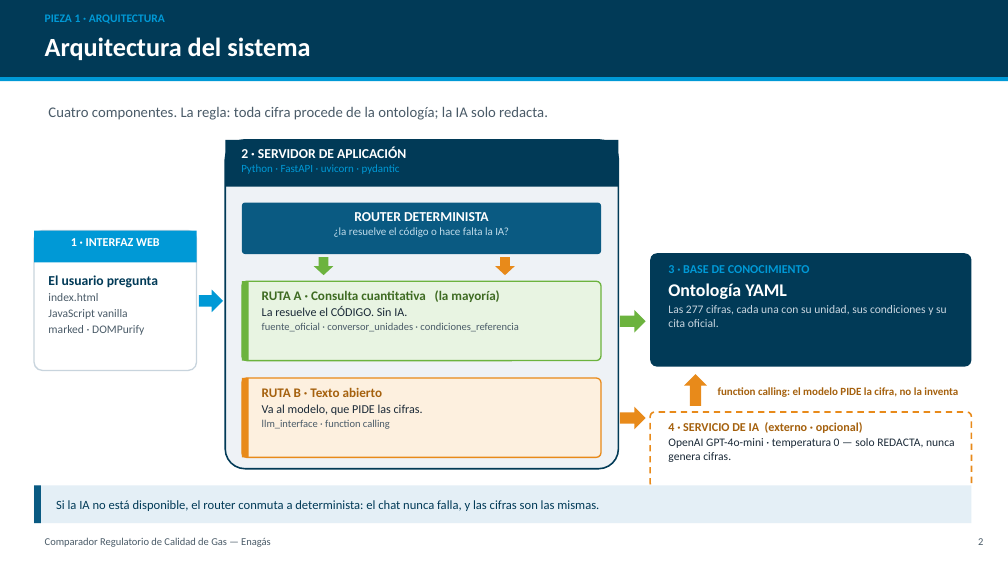
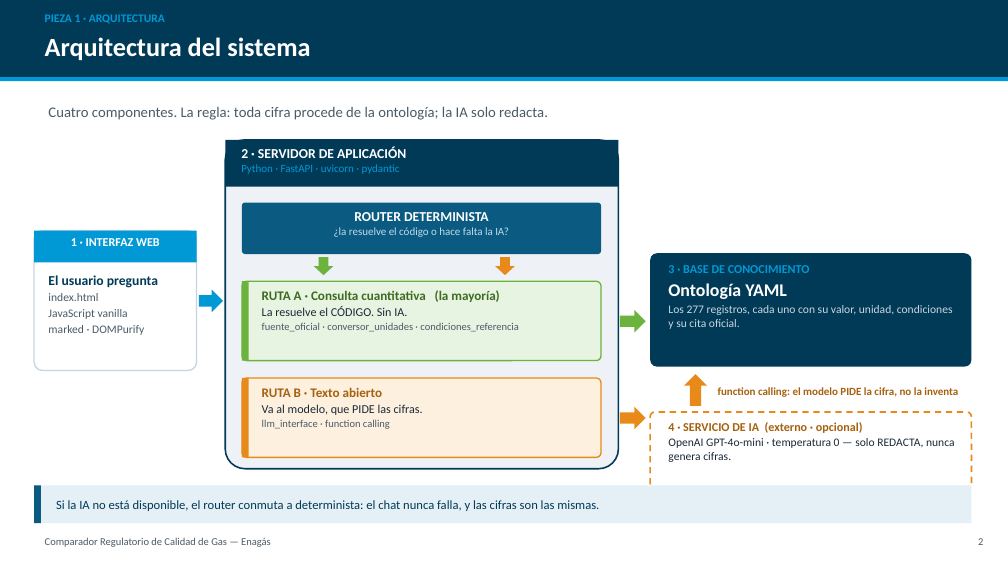
Before and after one commit to CarlosOlivaZurdo/ENAG-S_G1, a slide deck: slide 3 of docs/Presentacion_Comparador_Gas.pptx. Drawn at 1008x567 pixels with LibreOffice and Linux fonts; fonts in the diff are those of the drawing. Boxes give left, top, right and bottom in pixels: in the first picture for what was removed or moved away, otherwise in the second. Text is boxed around its words. In the diff, an @@ line names an element or a change of style, - is before the commit and + after.

```diff
--- a/docs/Presentacion_Comparador_Gas.pptx
+++ b/docs/Presentacion_Comparador_Gas.pptx
@@ text at (668, 305, 953, 329): text changed @@
-Las 277 cifras, cada una con su unidad, sus condiciones y su cita oficial.
+Los 277 registros, cada uno con su valor, unidad, condiciones y su cita oficial.
```
Also in this commit, not shown: 3 other slides changed, 1 other file.
